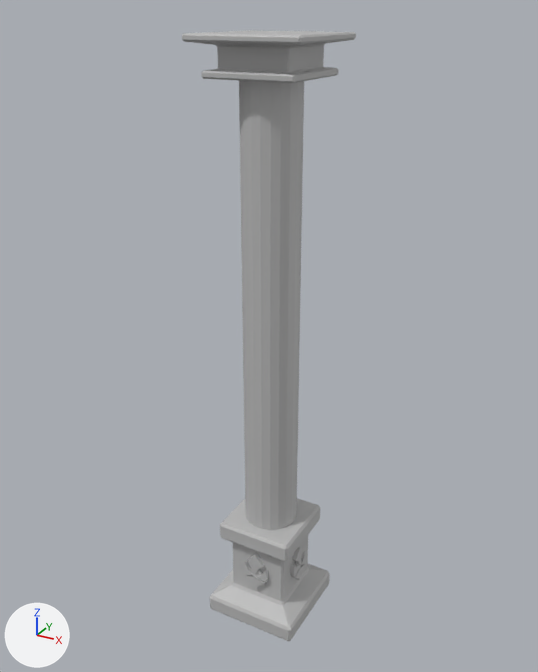
Two versions of the FBX model CandificationV2/Assets/Meshes/ThronePillar.fbx, one commit apart.
One viewpoint serves both versions: a 50 mm lens placed at (0.0502, -0.092, 0.0958), pointed at (-0.001, 0.0012, 0.0492). The axes (+X, +Y, +Z) are drawn at lower left. The lights are the same throughout. Where no turn or scale is listed for an object, it has been applied to the vertices.
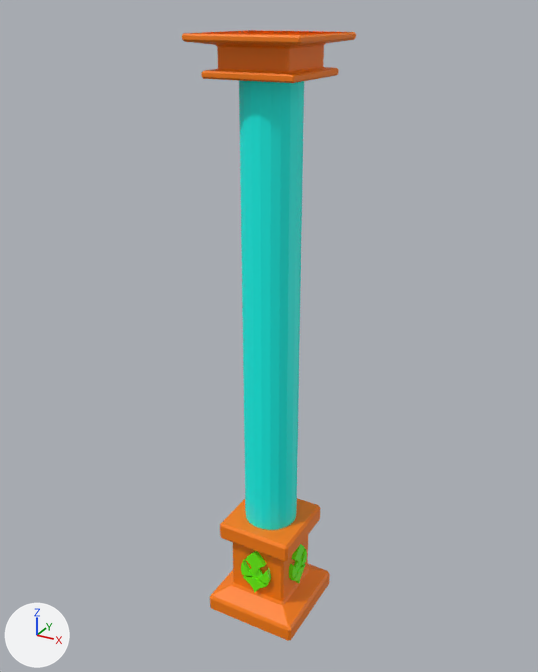
Location of each change, (x1, y1, x2, y2) in pixels of the pictures (538 x 672 px):
'_MOD_EmblemOptimised:symbol1', added: after (245, 551, 266, 574)
'_MOD_EmblemOptimised:symbol', added: after (243, 575, 268, 592)
'_MOD_EmblemOptimised:pPlane4', added: after (241, 559, 252, 576)
'_MOD_EmblemOptimised:pPlane5', added: after (258, 568, 271, 584)
'_MOD_EmblemOptimised:pDisc1', added: after (250, 568, 263, 580)
part 1 of me_mesh_002, deleted: before (188, 30, 346, 35)
part 2 of me_mesh_002, recoloured: (182, 32, 356, 83) in both
part 3 of me_mesh_001, recoloured (grey to cyan): (239, 80, 304, 530) in both
part 4 of me_mesh, recoloured (grey to orange): (210, 498, 330, 641) in both

What the commit changed:
Material 'Base' (mat_base) is new.
Its base color is (1.0, 0.215, 0.0) (orange #ff8000).
Material 'Pole' (mat_pole) is new.
Its base color is (0.0, 1.0, 0.885) (cyan #00fff2).
Material 'Emblem' (mat_emblem) is new.
Its base color is (0.153, 1.0, 0.0) (green #6dff00).
me_mesh_002 is used by ob_pcube2; location (0.0, 0.0, 0.0925).
Verts and faces of me_mesh_002; kept vertices keep their numbers, new ones are numbered from 88.
Before the commit, vertices of me_mesh_002: 0 (0.0082, -0.0082, 0.0005) at pixel (299, 35), 5 (-0.0082, -0.0082, 0.0005) at pixel (183, 33), 24 (0.0082, 0.0082, 0.0005) at pixel (354, 32), 25 (-0.0082, 0.0082, 0.0005) at pixel (248, 30).
me_mesh_002 had 88 vertices, 90 faces and spanned x -0.0084..0.0084, y -0.0084..0.0084, z -0.005..0.0005.
me_mesh_002 now has 88 vertices, 89 faces and spans x -0.0084..0.0084, y -0.0084..0.0084, z -0.005..0.0005.
Part 1, on me_mesh_002:
Faces deleted: (0, 24, 25, 5).
me_mesh_002 part 2: 89 faces spanning x -0.0084..0.0084, y -0.0084..0.0084, z -0.005..0.0005 switch from mat_lambert1 (grey #bcbcbc) to mat_base (orange #ff8000).
me_mesh_001 is used by ob_pcylinder1; location (0.0, 0.0, 0.0513).
me_mesh_001 had 160 vertices, 162 faces and spanned x -0.0043..0.0043, y -0.0043..0.0043, z -0.0374..0.0374.
me_mesh_001 now has 80 vertices, 40 faces and spans x -0.0043..0.0043, y -0.0043..0.0043, z -0.0365..0.0365.
me_mesh_001 part 3: 40 faces spanning x -0.0043..0.0043, y -0.0043..0.0043, z -0.0365..0.0365 switch from mat_lambert1 (grey #bcbcbc) to mat_pole (cyan #00fff2).
me_mesh is used by ob_pcube1; location (0.0, 0.0, 0.0).
me_mesh had 88 vertices, 90 faces and spanned x -0.008..0.008, y -0.008..0.008, z -0.0015..0.0168.
me_mesh now has 84 vertices, 81 faces and spans x -0.008..0.008, y -0.008..0.008, z -0.001..0.0168.
me_mesh part 4: 81 faces spanning x -0.008..0.008, y -0.008..0.008, z -0.001..0.0168 switch from mat_lambert1 (grey #bcbcbc) to mat_base (orange #ff8000).
Mesh me_mesh_006_1 is new.
It has 216 vertices, 201 faces and spans x -0.00128..0.0009, y -0.0014..-0.00048, z -0.00125..0.00169.
It uses material mat_emblem (green #6dff00).
Mesh me_mesh_003_1 is new.
It has 212 vertices, 189 faces and spans x -0.00232..0.00232, y -0.0014..-0.00048, z -0.00313..0.00015.
It uses material mat_emblem (green #6dff00).
Mesh me_mesh_004_1 is new.
It has 212 vertices, 189 faces and spans x -0.00188..0.00188, y -0.0014..-0.00048, z -0.00403..0.00062.
It uses material mat_emblem (green #6dff00).
Mesh me_mesh_007_1 is new.
It has 288 vertices, 265 faces and spans x -0.00119..0.00119, y 0.0..0.00043, z -0.00119..0.00119.
It uses material mat_emblem (green #6dff00).
Mesh me_mesh_005_1 is new.
It has 216 vertices, 201 faces and spans x -0.0009..0.00128, y -0.0014..-0.00048, z -0.00125..0.00169.
It uses material mat_emblem (green #6dff00).
Object '_MOD_EmblemOptimised:pPlane5' (ob_mod_emblemoptimised_pplane5) is new; it shows me_mesh_006_1.
Its location is (0.0019, -0.0043, 0.0081).
Object '_MOD_EmblemOptimised:symbol' (ob_mod_emblemoptimised_symbol) is new; it shows me_mesh_003_1.
Its location is (0.0, -0.0043, 0.0071).
Object '_MOD_EmblemOptimised:symbol1' (ob_mod_emblemoptimised_symbol1) is new; it shows me_mesh_004_1.
Its location is (0.0, -0.0043, 0.012).
Object '_MOD_EmblemOptimised:pDisc1' (ob_mod_emblemoptimised_pdisc1) is new; it shows me_mesh_007_1.
Its location is (0.0, -0.0055, 0.0079).
Object '_MOD_EmblemOptimised:pPlane4' (ob_mod_emblemoptimised_pplane4) is new; it shows me_mesh_005_1.
Its location is (-0.0019, -0.0043, 0.0081).
